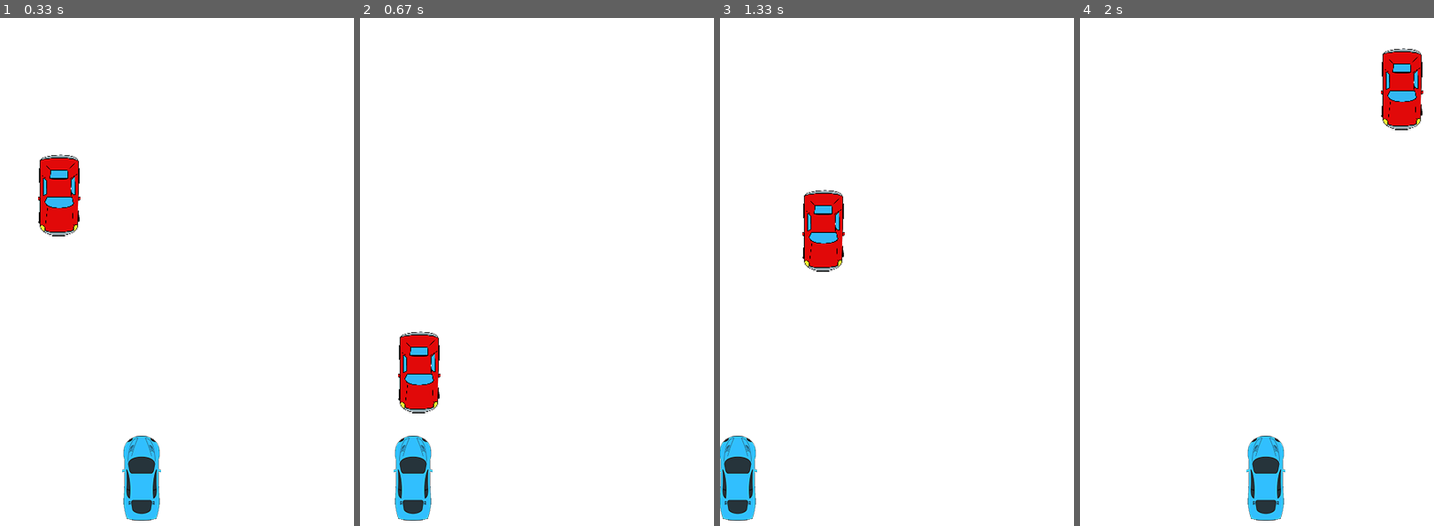
Above: before the commit, frames 1-4 (left to right).
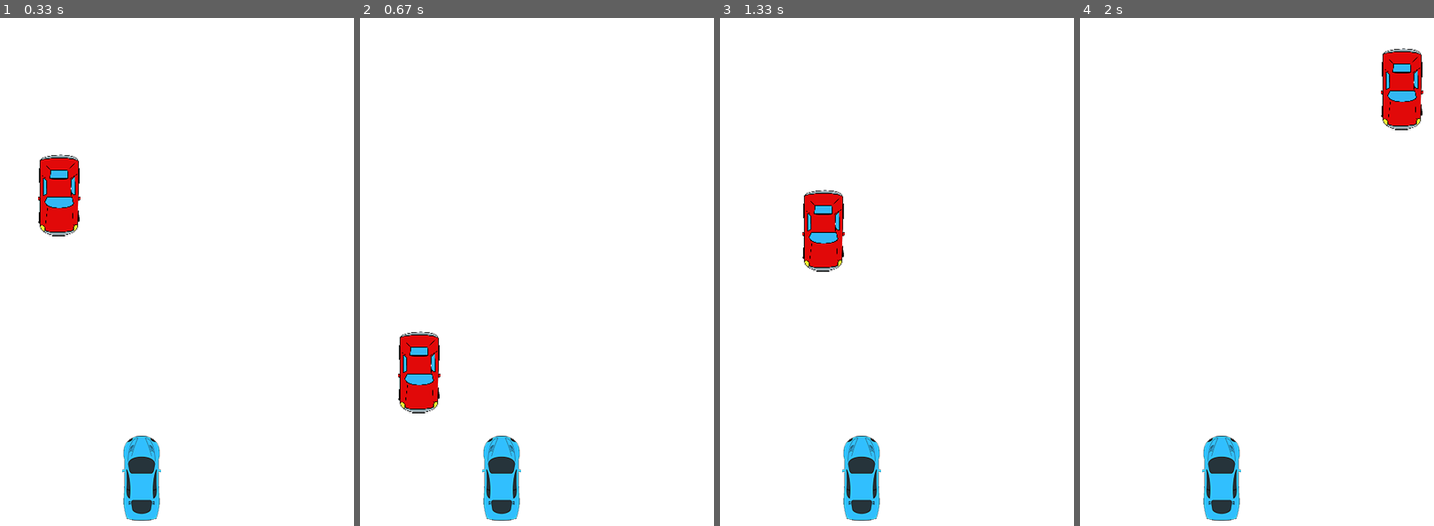
Above: after the commit, the same moments.

Repository: BenjaminLawrence/LearningPyGame
Game: pygame game, started from main.py
Two runs of this game, one before a commit and one after it. Both use one fixed random seed, a clock stepped at 60 frames per second and the inputs below.
Inputs:
- Up to frame 1 (0.33 s): no input
- Up to frame 2 (0.67 s): hold Left from 0.33 s (still down)
- Up to frame 3 (1.33 s): release Left at 0.87 s; hold Left 0.9-1.3 s
- Up to frame 4 (2 s): hold Right 1.33-1.97 s

Frame 1 is identical in both runs. In frame 2, 3.2% of the frame differs, in the area x 9-46%, y 82-99%; in frame 3, 3.2%; in frame 4, 3.2%.

Commit message:
Rename update to move
Renamed to update function to move.

Diff:
--- a/player.py
+++ b/player.py
@@ -9,7 +9,7 @@
         self.rect = self.image.get_rect()
         self.rect.center = (160, 520)
 
-    def update(self):
+    def move(self):
         pressed_keys = pygame.key.get_pressed()
         """if pressed_keys[K_UP]:
             self.rect.move_ip(0, -5)
